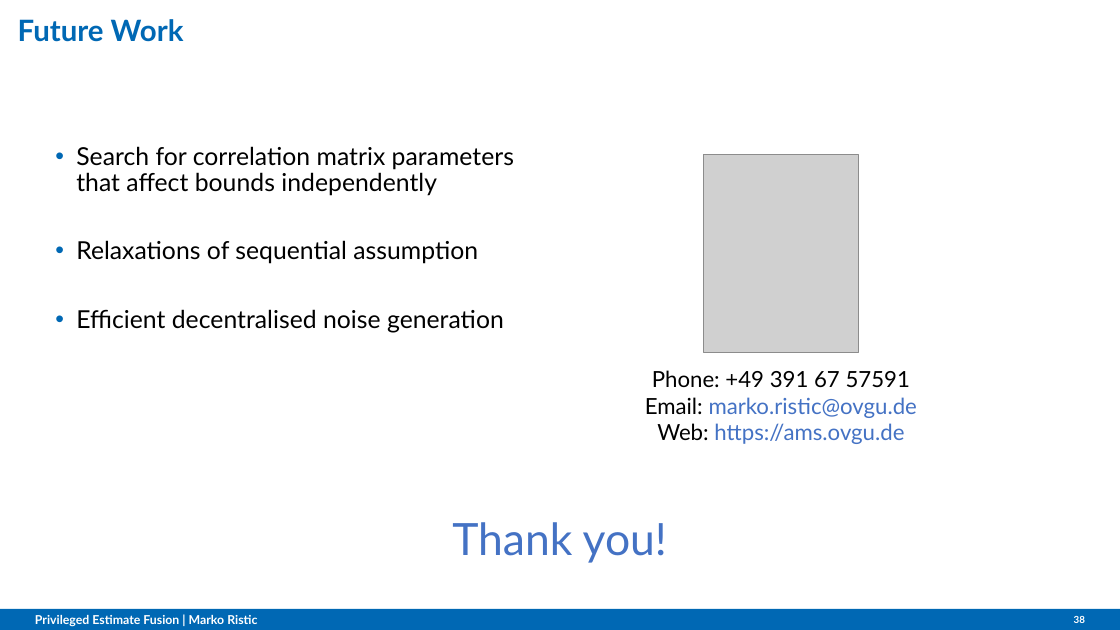
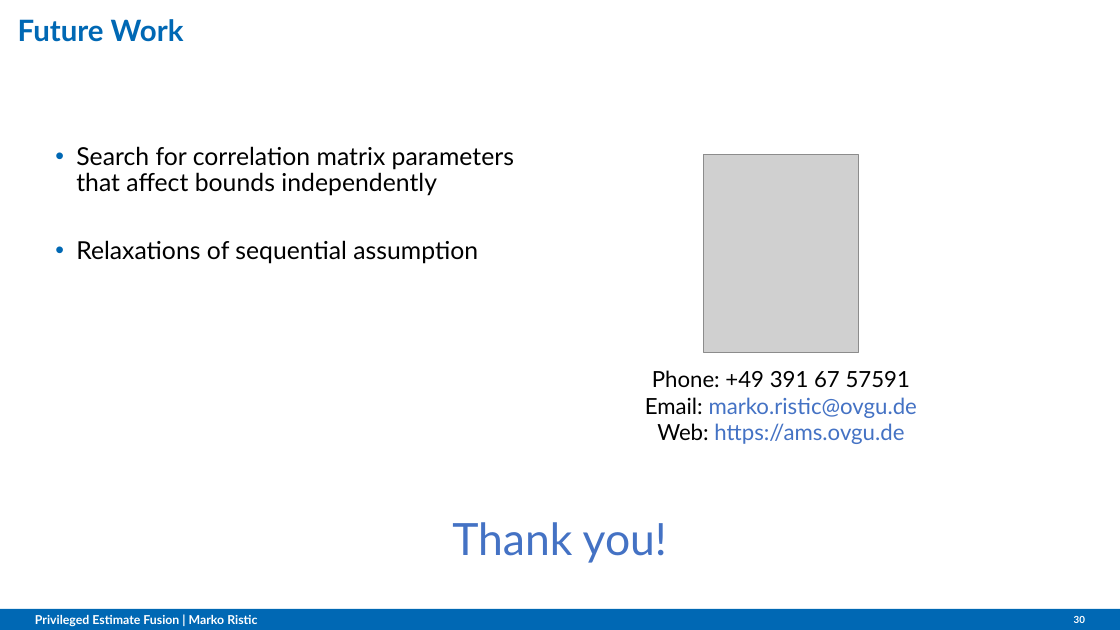
Before and after one commit to omubtcezq/PrivilegedFusion, a slide deck: slide 30 of cdc2022_presentation/Privileged_Estimate_Fusion_With_Correlated_Gaussian_Keystreams.pptx (slide 38 before the commit). Drawn at 1120x630 pixels with LibreOffice and Linux fonts; fonts in the diff are those of the drawing; grey boxes stand for pictures; background and template pictures are left out. Boxes give left, top, right and bottom in pixels: in the first picture for what was removed or moved away, otherwise in the second. Text is boxed around its words. In the diff, an @@ line names an element or a change of style, - is before the commit and + after.

```diff
--- a/cdc2022_presentation/Privileged_Estimate_Fusion_With_Correlated_Gaussian_Keystreams.pptx
+++ b/cdc2022_presentation/Privileged_Estimate_Fusion_With_Correlated_Gaussian_Keystreams.pptx
@@ text at (x1=76, y1=309, x2=504, y2=333): paragraph removed @@
-• Efficient decentralised noise generation
@@ page number at (x1=1074, y1=616, x2=1085, y2=623): text changed @@
-38
+30
```
Also in this commit, not shown: 8 slides removed, 5 other files.
